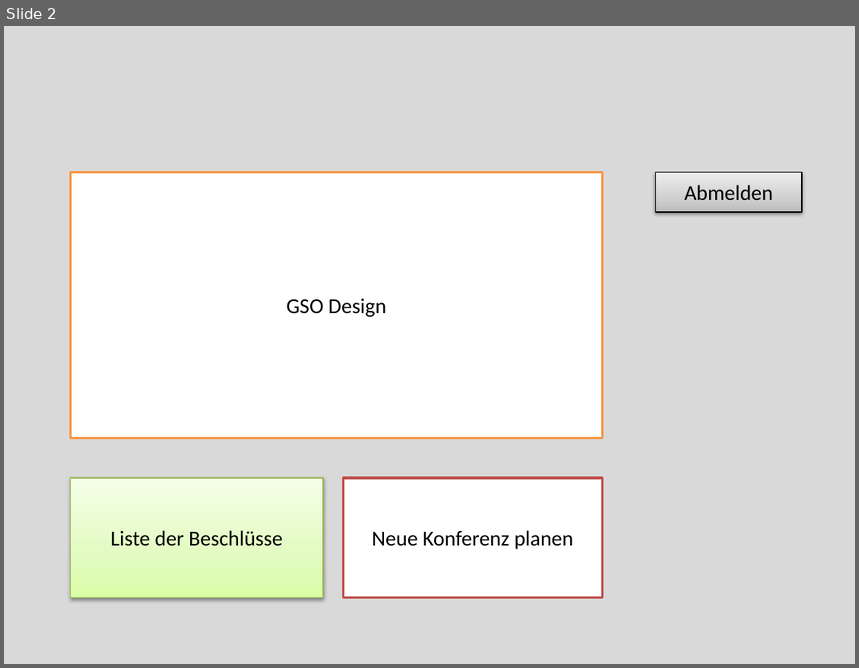
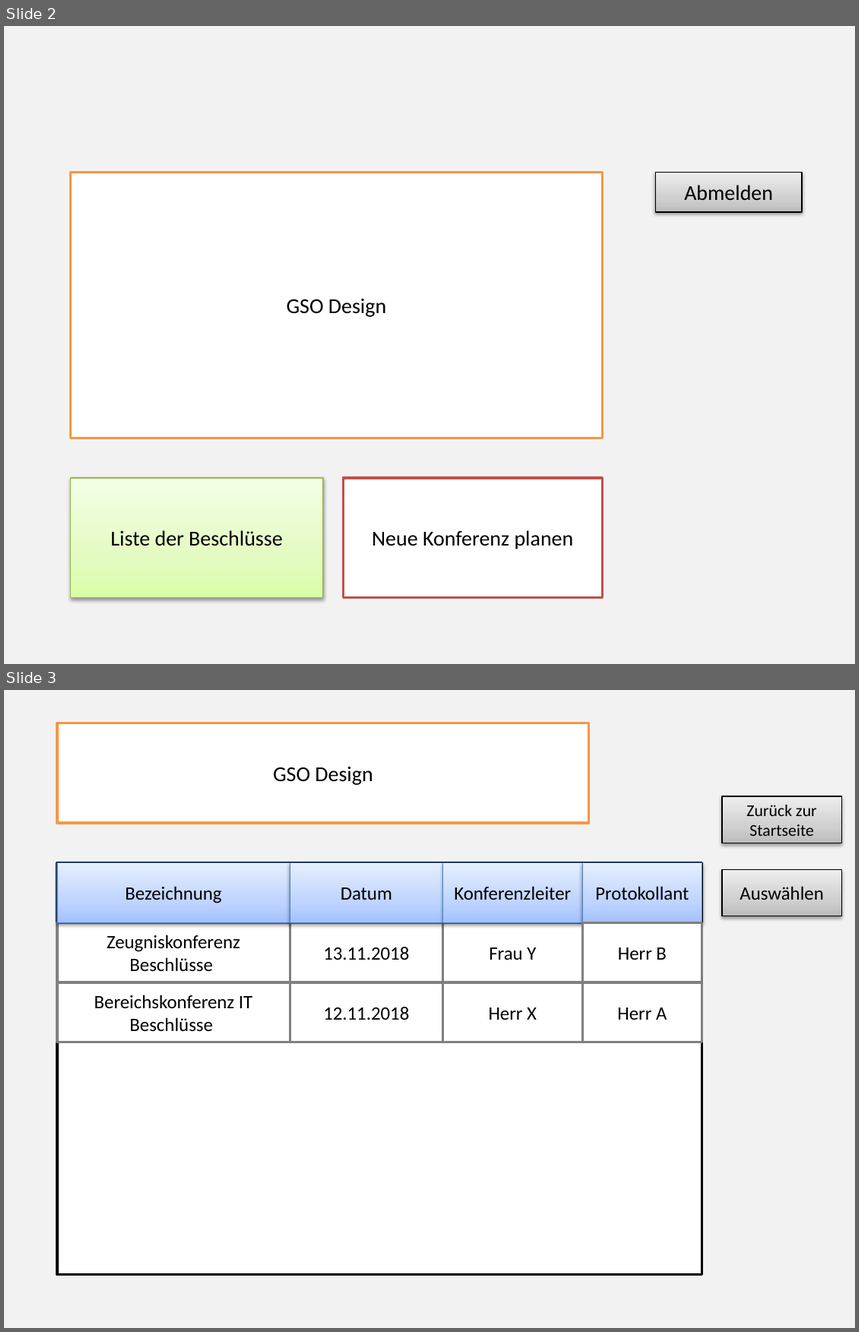
Before and after one commit to Dusty0071/OberstufenProjekt, a slide deck: Dokumentation + Diagramme etc/PaperPrototyp.pptx. Shown one above the other, each under a label of ours: slide 2 before the commit, slides 2 and 3 after it. The pictures are 859x668 and 859x1332 pixels, drawn with LibreOffice and Linux fonts; fonts in the diff are those of the drawing. Boxes give left, top, right and bottom in pixels: in the first picture for what was removed or moved away, otherwise in the second. Text is boxed around its words. In the diff, an @@ line names an element or a change of style, - is before the commit and + after.

```diff
--- a/Dokumentation + Diagramme etc/PaperPrototyp.pptx
+++ b/Dokumentation + Diagramme etc/PaperPrototyp.pptx
@@ slide 3 added at bbox=[4, 690, 855, 1328], background #F2F2F2 @@
@@ rectangle added at bbox=[56, 723, 588, 823], fill #FFFFFF, outline #F79646 2 pt, 18 pt, text #000000 @@
+GSO Design
@@ rectangle added at bbox=[722, 796, 842, 844], fill gradient #BDBDBD to #D1D1D1 to #EEEEEE, outline #000000 0.75 pt, 14 pt, text #000000 @@
+Zurück zur Startseite
@@ rectangle added at bbox=[56, 863, 702, 1274], fill #FFFFFF, outline #000000 2 pt @@
@@ rectangle added at bbox=[56, 863, 289, 923], fill gradient #A4C4FF to #BFD4FF to #E6EEFF, outline #4B7EBC 0.75 pt, 16 pt, text #000000 @@
+Bezeichnung
@@ rectangle added at bbox=[290, 863, 443, 923], fill gradient #A4C4FF to #BFD4FF to #E6EEFF, outline #4B7EBC 0.75 pt, 16 pt, text #000000 @@
+Datum
@@ rectangle added at bbox=[443, 863, 583, 923], fill gradient #A4C4FF to #BFD4FF to #E6EEFF, outline #4B7EBC 0.75 pt, 16 pt, text #000000 @@
+Konferenzleiter
@@ rectangle added at bbox=[583, 863, 703, 923], fill gradient #A4C4FF to #BFD4FF to #E6EEFF, outline #4B7EBC 0.75 pt, 16 pt, text #000000 @@
+Protokollant
@@ rectangle added at bbox=[722, 869, 842, 916], fill gradient #BDBDBD to #D1D1D1 to #EEEEEE, outline #000000 0.75 pt, 16 pt, text #000000 @@
+Auswählen
@@ rectangle added at bbox=[56, 923, 289, 982], fill #FFFFFF, outline #808080 2 pt, 16 pt, text #000000 @@
+Zeugniskonferenz Beschlüsse
@@ rectangle added at bbox=[290, 923, 443, 982], fill #FFFFFF, outline #808080 2 pt, 16 pt, text #000000 @@
+13.11.2018
@@ rectangle added at bbox=[443, 923, 583, 982], fill #FFFFFF, outline #808080 2 pt, 16 pt, text #000000 @@
+Frau Y
@@ rectangle added at bbox=[583, 923, 703, 982], fill #FFFFFF, outline #808080 2 pt, 16 pt, text #000000 @@
+Herr B
@@ rectangle added at bbox=[56, 983, 289, 1043], fill #FFFFFF, outline #808080 2 pt, 16 pt, text #000000 @@
+Bereichskonferenz IT Beschlüsse
@@ rectangle added at bbox=[290, 983, 443, 1043], fill #FFFFFF, outline #808080 2 pt, 16 pt, text #000000 @@
+12.11.2018
@@ rectangle added at bbox=[443, 983, 583, 1043], fill #FFFFFF, outline #808080 2 pt, 16 pt, text #000000 @@
+Herr X
@@ rectangle added at bbox=[583, 983, 703, 1043], fill #FFFFFF, outline #808080 2 pt, 16 pt, text #000000 @@
+Herr A
@@ slide 2 changed as well @@
@@ background #D9D9D9 to #F2F2F2 @@
```
Also in this commit, not shown: 1 other slide changed, 1 other slide added, 1 slide removed, 1 other file.
